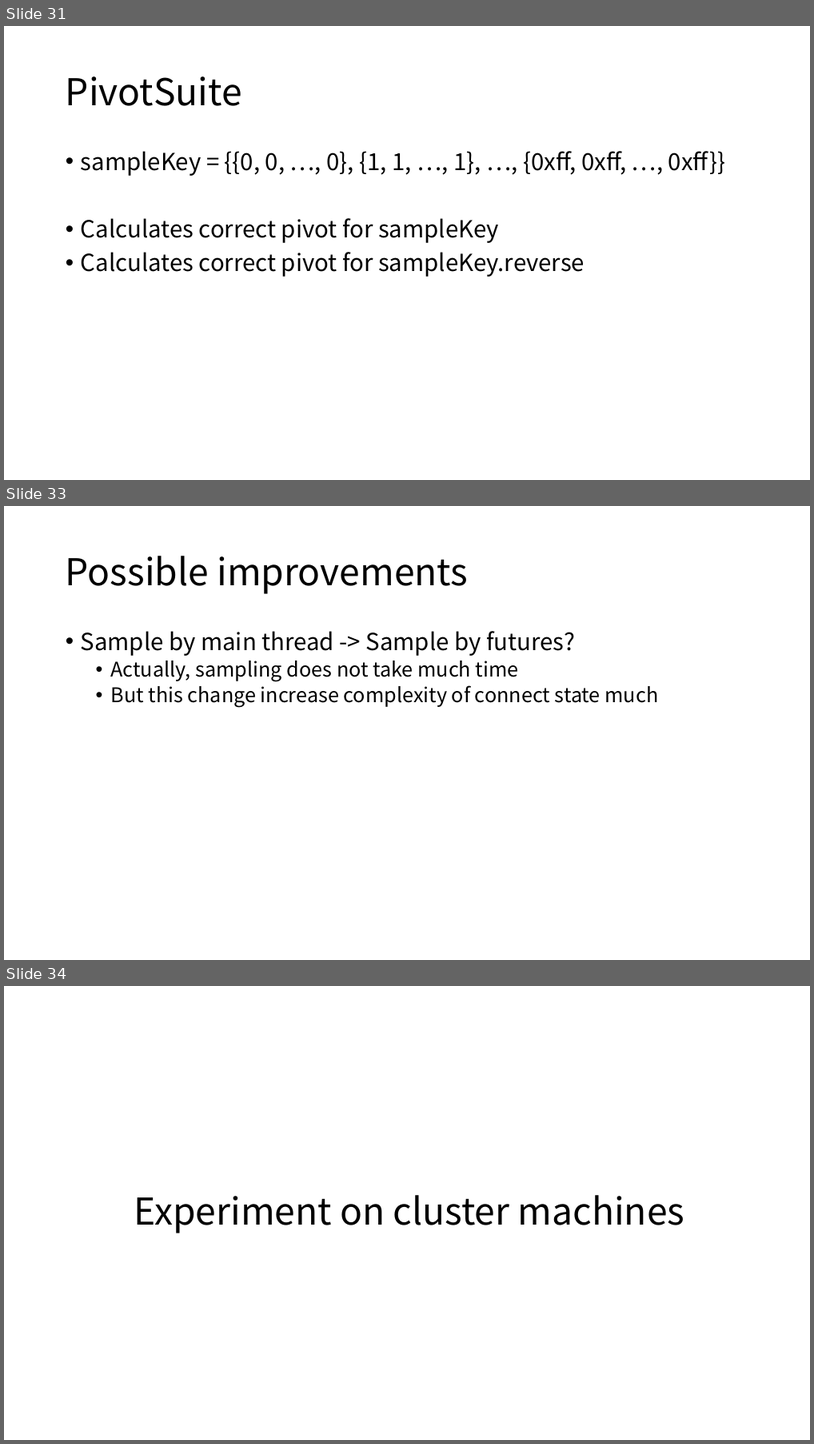
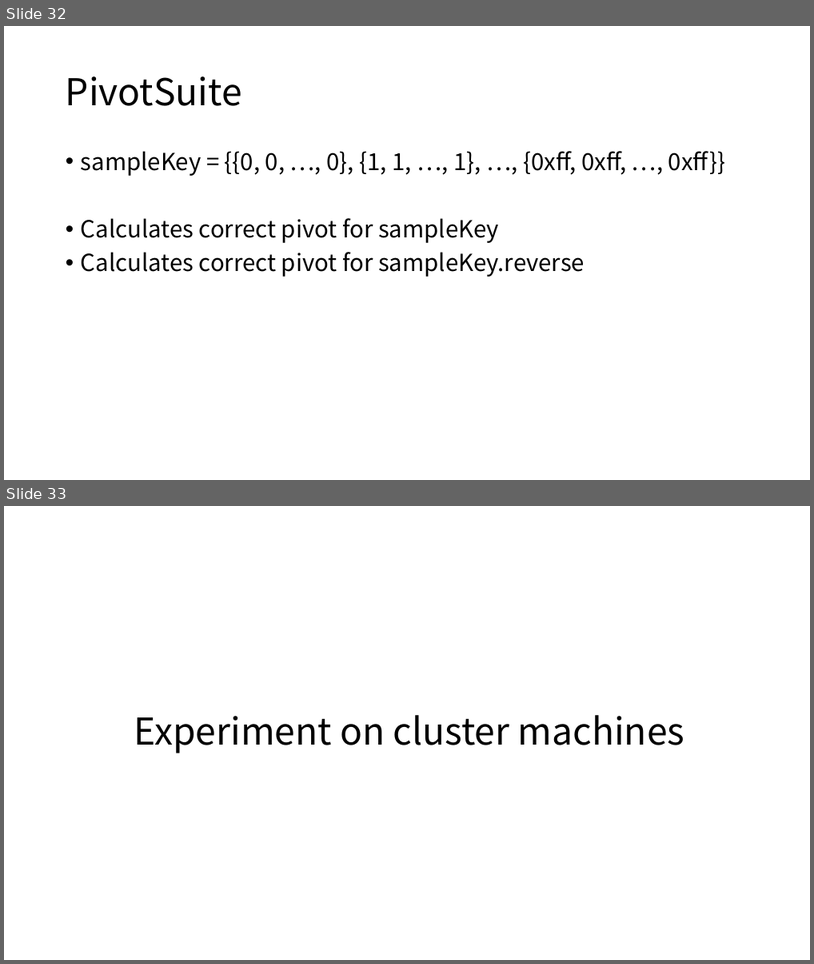
Before and after one commit to Eyebrowmoon/CS490, a slide deck: project.pptx. Shown one above the other, each under a label of ours: slides 31, 33 and 34 before the commit, slides 32 and 33 after it; the slides between them are not shown. The pictures are 814x1444 and 814x964 pixels, drawn with LibreOffice and Linux fonts; fonts in the diff are those of the drawing. Boxes give left, top, right and bottom in pixels: in the first picture for what was removed or moved away, otherwise in the second. Text is boxed around its words. In the diff, an @@ line names an element or a change of style, - is before the commit and + after.

```diff
--- a/project.pptx
+++ b/project.pptx
@@ slide 33 removed at (4,506,810,960), background #FFFFFF @@
@@ title removed at (66,556,468,594) @@
-Possible improvements
@@ text removed at (81,631,659,708) @@
-• Sample by main thread -> Sample by futures?
-  • Actually, sampling does not take much time
-  • But this change increase complexity of connect state much
@@ what was slide 31 is now slide 32 @@
@@ what was slide 34 is now slide 33 @@
```
Also in this commit, not shown: 7 slides changed, 1 slide added, 1 other slide removed, 11 other files.
